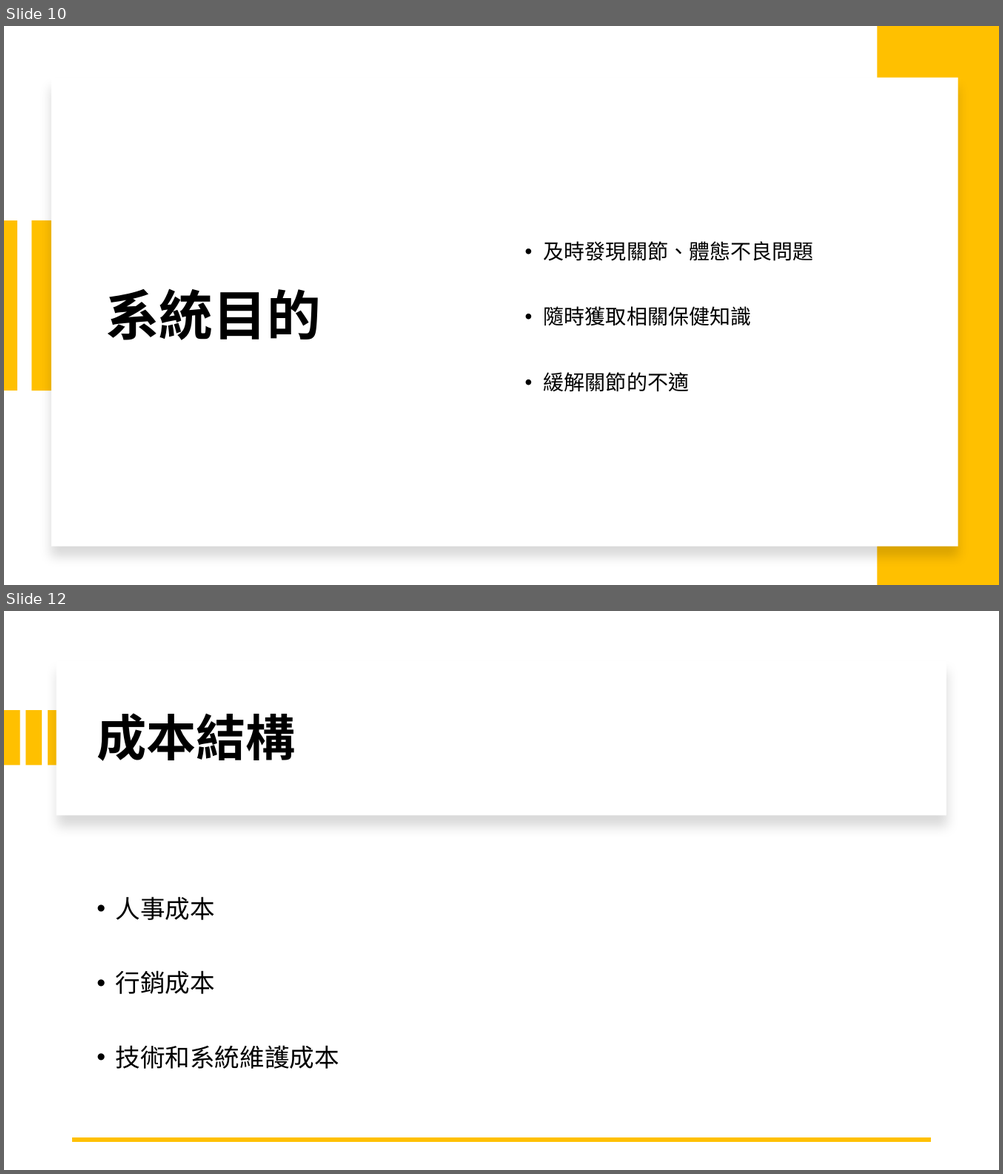
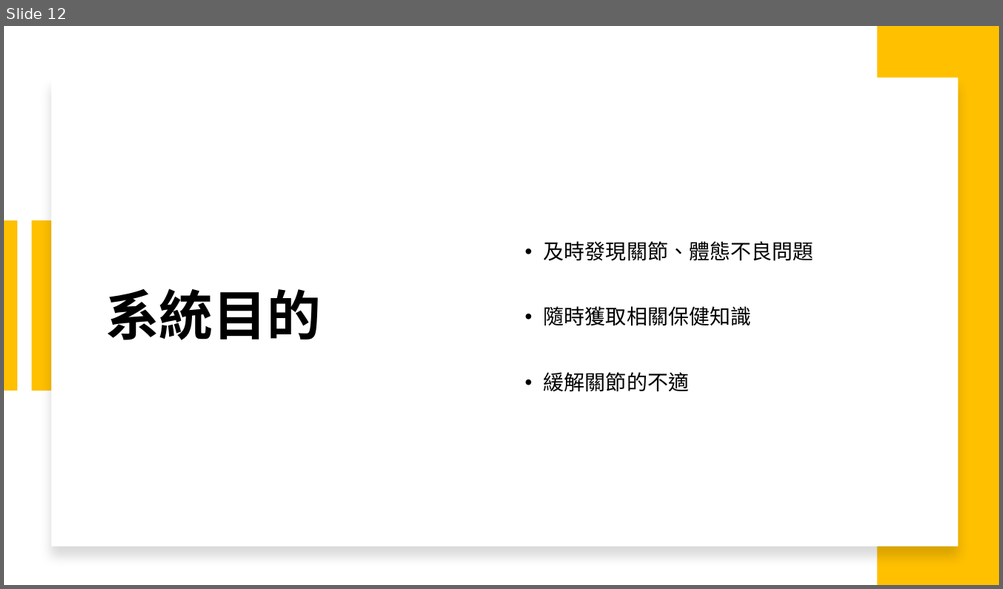
Before and after one commit to michaelchen1225/-, a slide deck: 企研/企研報告.pptx. Shown one above the other, each under a label of ours: slides 10 and 12 before the commit, slide 12 after it; the slides between them are not shown. The pictures are 1003x1174 and 1003x589 pixels, drawn with LibreOffice and Linux fonts; fonts in the diff are those of the drawing. Boxes give left, top, right and bottom in pixels: in the first picture for what was removed or moved away, otherwise in the second. Text is boxed around its words. In the diff, an @@ line names an element or a change of style, - is before the commit and + after.

```diff
--- a/企研/企研報告.pptx
+++ b/企研/企研報告.pptx
@@ slide 12 removed at (x1=4, y1=611, x2=999, y2=1170), background #FFFFFF @@
@@ rectangle removed at (x1=57, y1=661, x2=946, y2=815) @@
@@ rectangle removed at (x1=4, y1=710, x2=20, y2=766) @@
@@ rectangle removed at (x1=25, y1=710, x2=41, y2=766) @@
@@ rectangle removed at (x1=48, y1=710, x2=64, y2=766) @@
@@ title removed at (x1=96, y1=713, x2=296, y2=761) @@
-成本結構
@@ text removed at (x1=115, y1=897, x2=338, y2=1069) @@
-• 人事成本
-• 行銷成本
-• 技術和系統維護成本
@@ line removed from (930, 1140) to (73, 1140) @@
@@ what was slide 10 is now slide 12 @@
```
Also in this commit, not shown: 8 slides changed, 11 slides added, 5 other slides removed, 8 other files.
